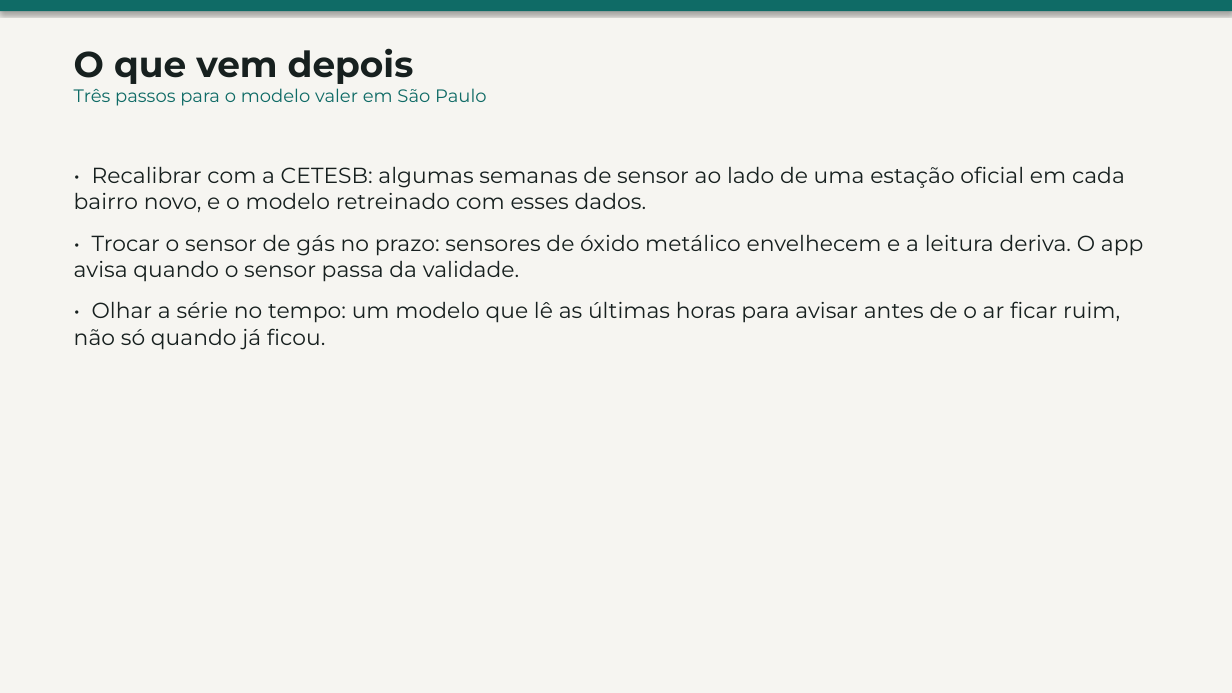
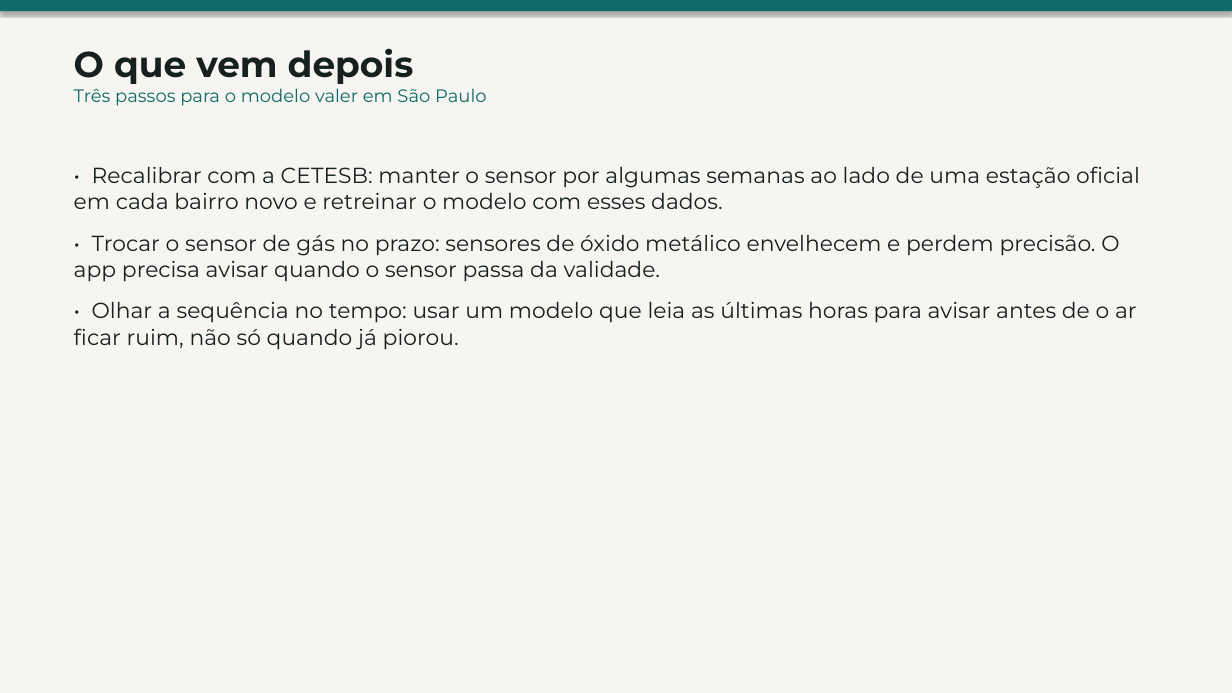
Before and after one commit to iskisraell/respiracidadao-gs, a slide deck: slide 8 of docs/06_RespiraCidadao_ML_Slides.pptx. Drawn at 1232x693 pixels with LibreOffice and Linux fonts; fonts in the diff are those of the drawing. Boxes give left, top, right and bottom in pixels: in the first picture for what was removed or moved away, otherwise in the second. Text is boxed around its words. In the diff, an @@ line names an element or a change of style, - is before the commit and + after.

```diff
--- a/docs/06_RespiraCidadao_ML_Slides.pptx
+++ b/docs/06_RespiraCidadao_ML_Slides.pptx
@@ text at bbox=[74, 166, 1140, 350]: text changed @@
-• Recalibrar com a CETESB: algumas semanas de sensor ao lado de uma estação oficial em cada bairro novo, e o modelo retreinado com esses dados.
-• Trocar o sensor de gás no prazo: sensores de óxido metálico envelhecem e a leitura deriva. O app avisa quando o sensor passa da validade.
-• Olhar a série no tempo: um modelo que lê as últimas horas para avisar antes de o ar ficar ruim, não só quando já ficou.
+• Recalibrar com a CETESB: manter o sensor por algumas semanas ao lado de uma estação oficial em cada bairro novo e retreinar o modelo com esses dados.
+• Trocar o sensor de gás no prazo: sensores de óxido metálico envelhecem e perdem precisão. O app precisa avisar quando o sensor passa da validade.
+• Olhar a sequência no tempo: usar um modelo que leia as últimas horas para avisar antes de o ar ficar ruim, não só quando já piorou.
```
Also in this commit, not shown: 6 other slides changed, 46 other files.
